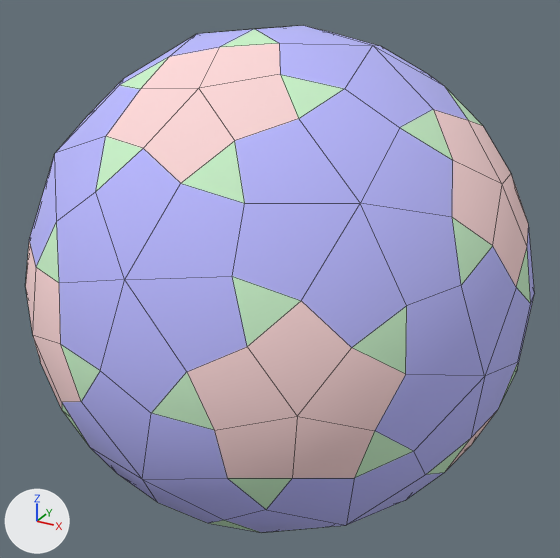
Before and after pictures for a commit that changed the OBJ model propellor/vr/outros/PropellorPentakisDodecahedron.obj.
The view is the same before and after, from a 50 mm lens placed at (1.427, -2.593, 1.297), pointed at (0.001, 0.0, 0.0). The axes (+X, +Y, +Z) are drawn at lower left. The lights are the same throughout. Mesh edges are drawn as thin lines. Where no turn or scale is listed for an object, it has been applied to the vertices.

In view in the first picture: 'PropellorPentakisDodecahedron'.
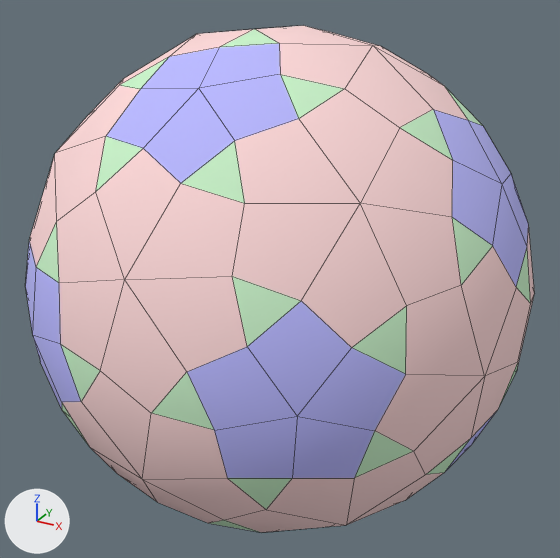
What the commit changed:
me_propellorpentakisdodecahedron has 212 vertices, 240 faces and spans x -1.0..1.0, y -1.0..1.0, z -1.0..1.0.
me_propellorpentakisdodecahedron is used by ob_propellorpentakisdodecahedron; location (0.0, 0.0, 0.0).
me_propellorpentakisdodecahedron part 1: all 120 faces that had it switch from mat_cor9 (blue #bcbcff) to mat_cor11 (white #ffdada).
me_propellorpentakisdodecahedron part 2: all 60 faces that had it switch from mat_cor11 (white #ffdada) to mat_cor9 (blue #bcbcff).

Changed parts and their boxes [x1, y1, x2, y2] in the pictures (560 x 558 px):
part 1 of me_propellorpentakisdodecahedron, recoloured (blue to white)
    both: [29, 26, 534, 532]
part 2 of me_propellorpentakisdodecahedron, recoloured (white to blue)
    both: [25, 43, 528, 478]
